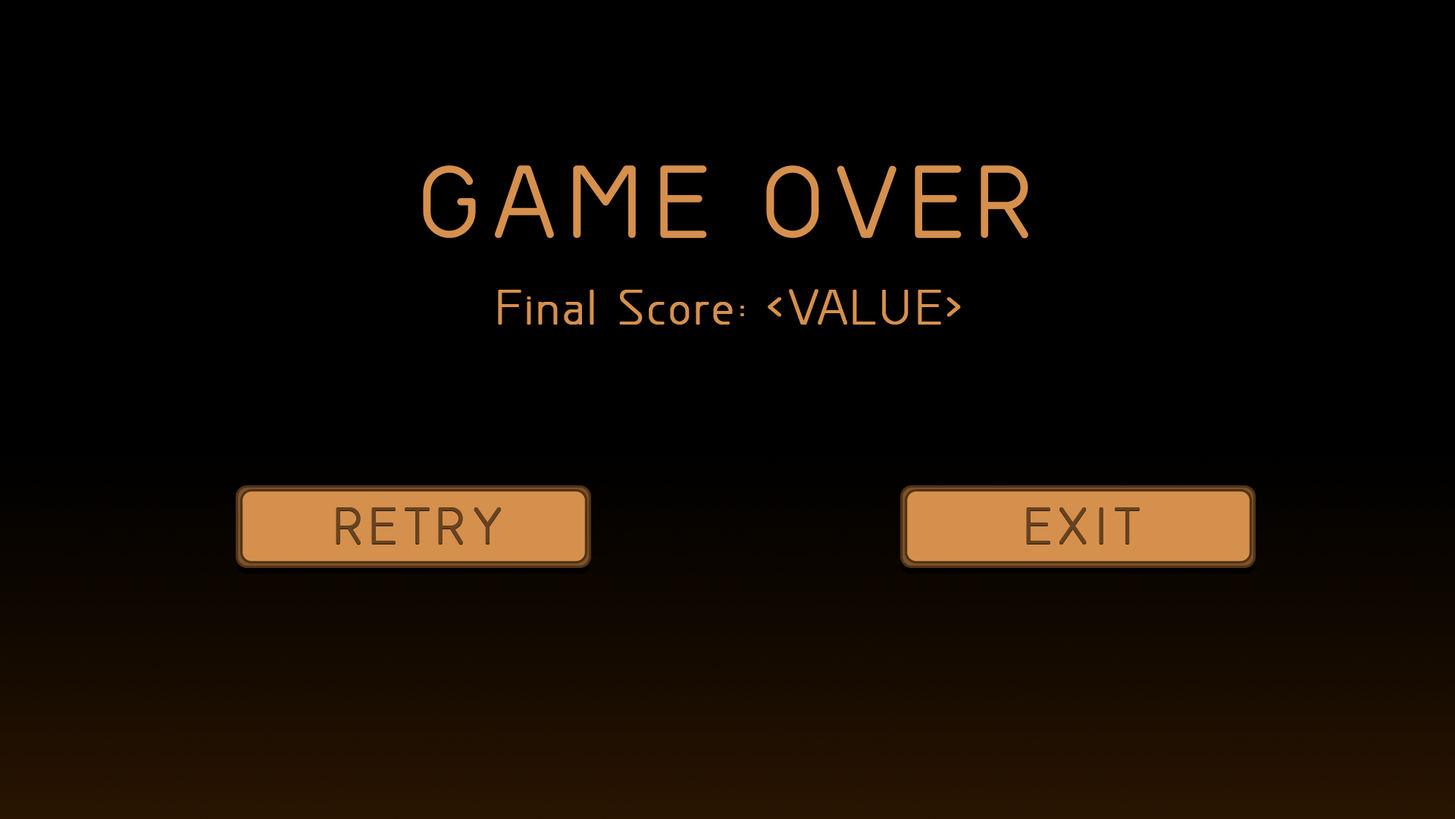
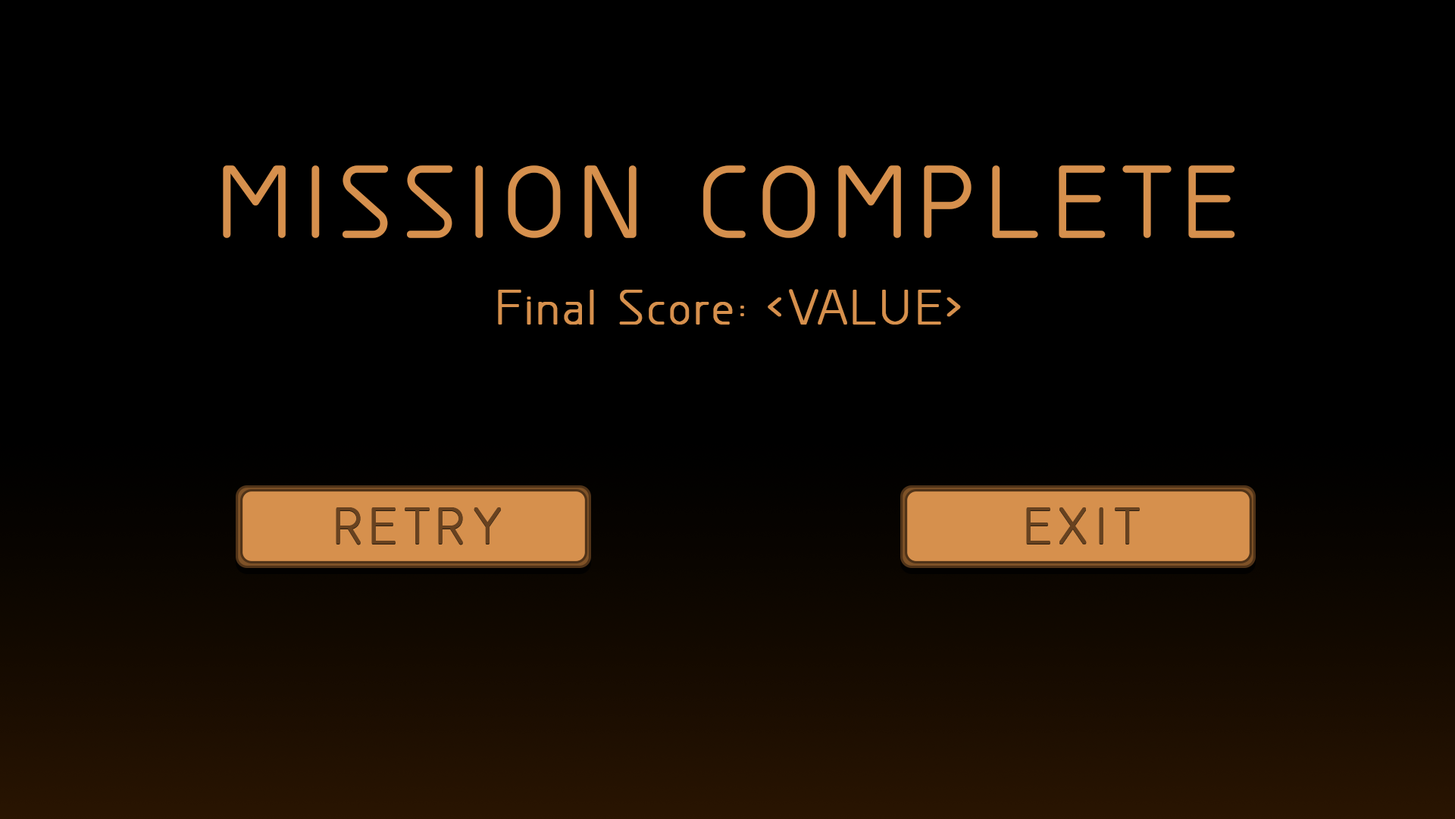
Layer changes from the first 1455 x 819 image to the second:
renamed "GAME OVER" to "MISSION COMPLETE", painted on it over [222,165,1236,239]
